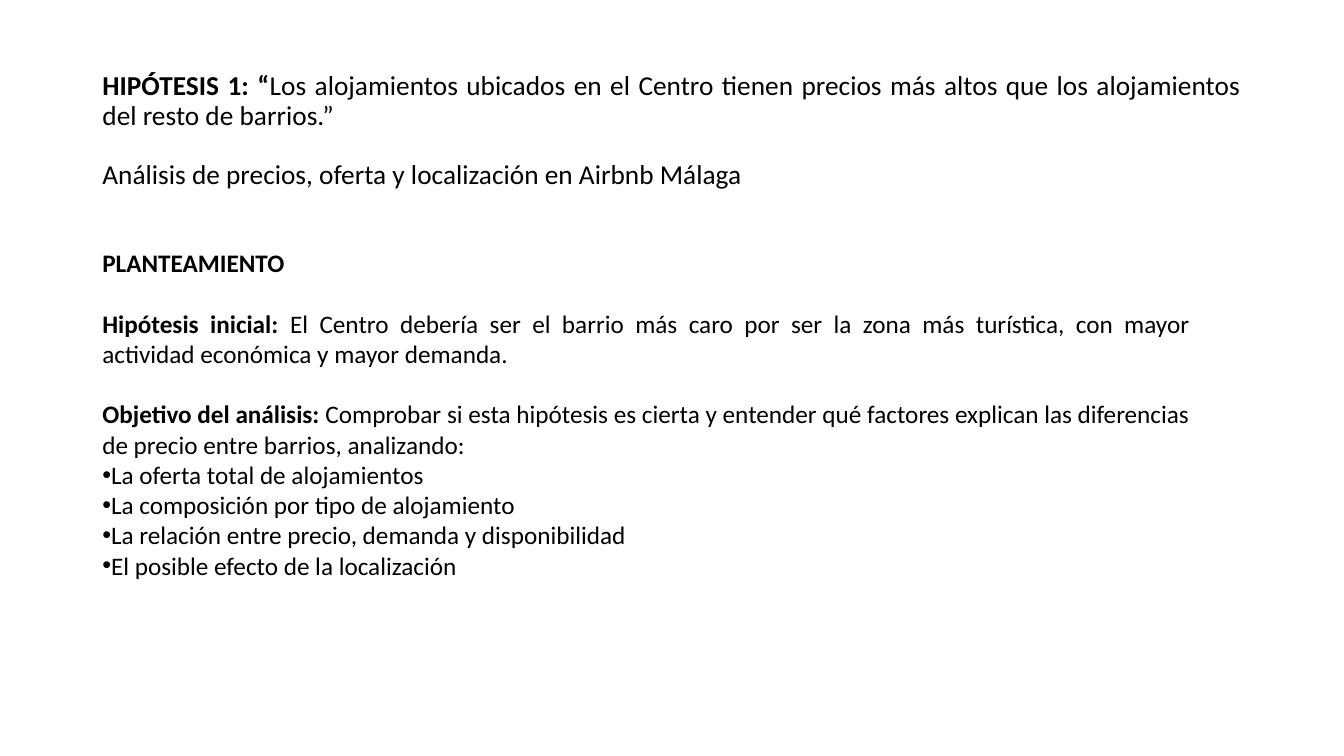
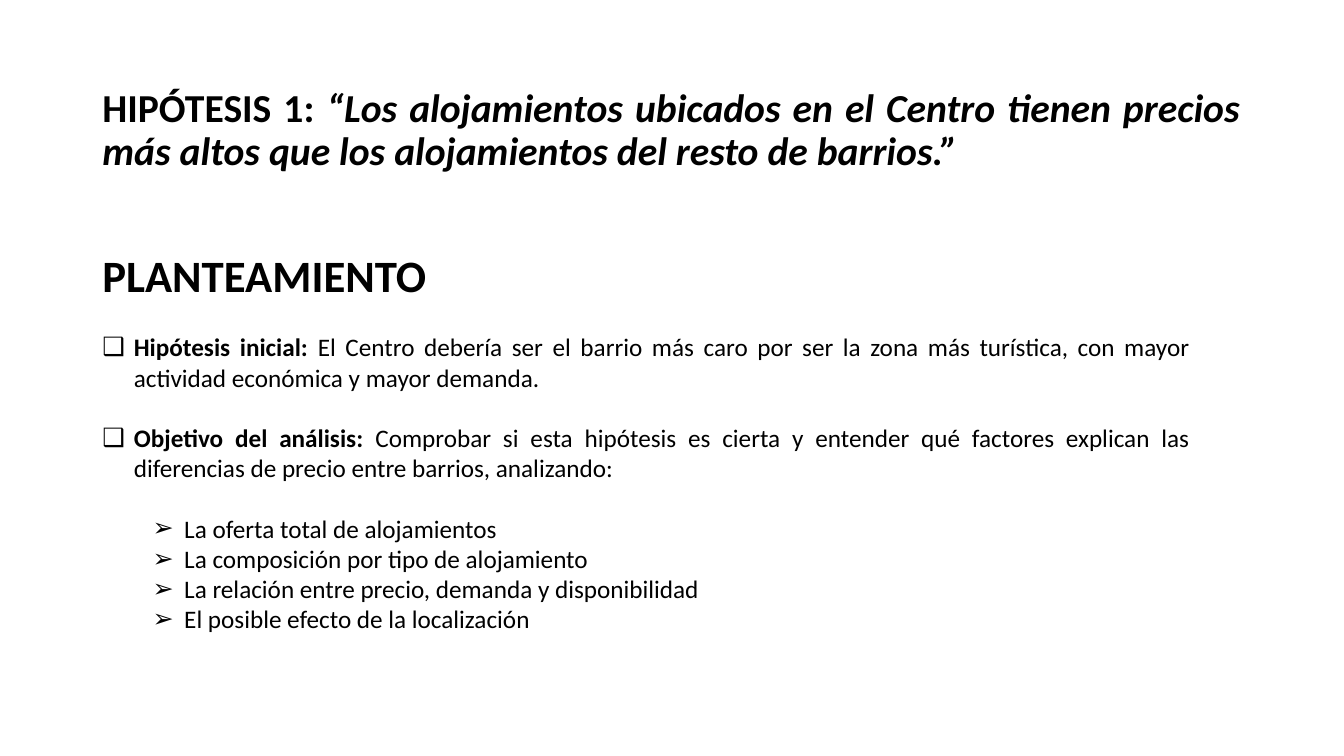
Before and after one commit to MHHsim/Proyect-Break-I, a slide deck: slide 3 of Pendiente/EDA - Alquileres Málaga - 2025.pptx. Drawn at 1344x756 pixels with LibreOffice and Linux fonts; fonts in the diff are those of the drawing. Boxes give left, top, right and bottom in pixels: in the first picture for what was removed or moved away, otherwise in the second. Text is boxed around its words. In the diff, an @@ line names an element or a change of style, - is before the commit and + after.

```diff
--- a/Pendiente/EDA - Alquileres Málaga - 2025.pptx
+++ b/Pendiente/EDA - Alquileres Málaga - 2025.pptx
@@ text "HIPÓTESIS 1: “Los alojamientos ubicados ..." at [102,89,1240,172]: size 19.5 to 28.3 pt; bold on, italic on in "“Los alojamientos ubicados en el Centro tienen ..." @@
@@ text at [102,165,741,189]: paragraph removed @@
-Análisis de precios, oferta y localización en Airbnb Málaga
@@ text "PLANTEAMIENTO" at [102,262,1189,632]: size 18 to 32 pt in "PLANTEAMIENTO"; bullet none to ❑; bullet • to ➢; list level 1 to 2 in "La oferta total de alojamientos"; list level 1 to 2 in "La composición por tipo de ..."; list level 1 to 2 in "La relación entre precio, demanda ..."; list level 1 to 2 in "El posible efecto de la ..." @@
```
Also in this commit, not shown: 1 other slide changed, 3 slides added, 5 slides removed, 2 other files.
